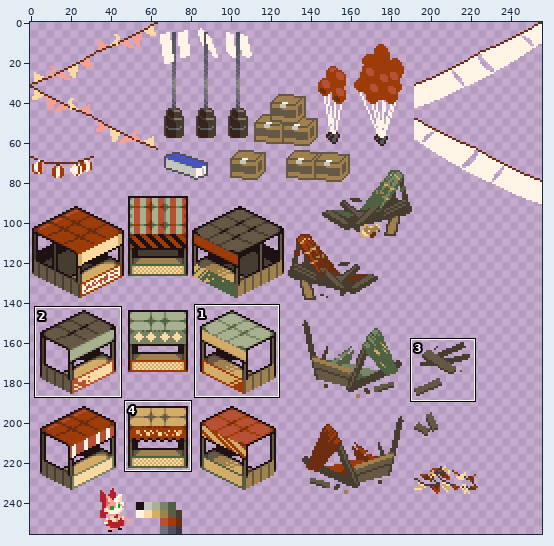
Sprite sheet, stored at Assets/Graphics/World/Materials/Festival Props.png. Above: a wide view before the commit, with the close-up outlined.
Close-up. As it was:
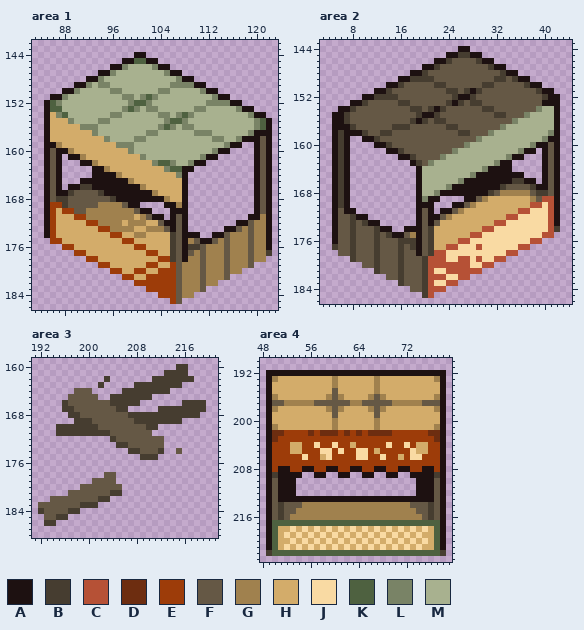
The file is 256x256 pixels. Colours within 5 levels of each other are drawn and written as one. Shown: area 1: x 83..123, y 142..186; area 2: x 3..44, y 143..186; area 3: x 191..221, y 159..188; area 4: x 48..79, y 190..223. The commit also changed other parts of the picture, which this record leaves out.
Palette (. is transparent): A #1d1111  B #463d30  C #b65136  D #6d2d10  E #9d3c09  F #655845  G #a0814e  H #d3ac6a  J #f9daa3  K #4e6140  L #798366  M #a8b18f
After:
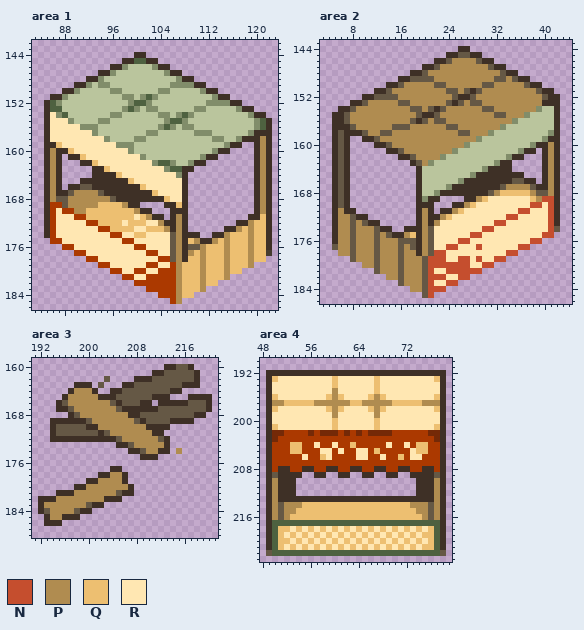
Colours new in this view: N #c54e2e  P #b08c50  Q #edbf71  R #ffe7b2
Diff:
colour A: #1d1111 -> #3e3026
colour D: #6d2d10 -> #742907
colour E: #9d3c09 -> #ab3900
colour L: #798366 -> #818d6a
colour M: #a8b18f -> #bac59d
Changed rows in their new state; - is a pixel that keeps its letter.
Area 1:
first column x 86:
154 R-----------------------------------
155 RRR---------------------------------
156 RRRRR-------------------------------
157 RRRRRRR-----------------------------
158 RRRRRRRRR--------------------------P
159 -QRRRRRRRRR------------------------P
160 P--QRRRRRRRRR----------------------P
161 P----QRRRRRRRRR--------------------P
162 P------QRRRRRRRRR------------------P
163 P--------QRRRRRRRRR----------------P
164 P----------QRRRRRRRRR--------------P
165 P------------QRRRRRRRR-------------P
166 P----FF--------QRRRRRR-------------P
167 P--FPPPPF--------QRRRR-------------P
168 PFFPPPPPPPF--------QRR-------------P
169 --FPPPPPQQQQP--------Q-------------P
170 -R--PPQQQQQQQQP--------------------P
171 -RRR--QQQQQQQQRQP----P-------------Q
172 -RRRRR--QQQQRQQQRRP--P-----------PQQ
173 -RRRRRRR--QQQQRRQQQP-P---------PQPQQ
174 -RRRRRRRRR--RRQQRRRRFP-------PQQQPQQ
175 --RRRRRRRRRR--RRRRRRFP-QP--PQPQQQPQQ
176 ----RRRRRRRRRR--RRRRFP-FFPQQQPQQQPQQ
177 ------RRRRRRRRRR--RRFP-PQPQQQPQQQPQQ
178 --------RRRRRRRRRR--FP-QQPQQQPQQQPQQ
179 ----------RRRRRR--RR-PQQQPQQQPQQQP--
180 ------------RR--RR---PQQQPQQQPQQ----
181 --------------RR-----PQQQPQQQP------
182 ---------------------PQQQPQQ--------
183 ---------------------PQQQP----------
184 ---------------------PQQ------------
185 ---------------------P--------------
Area 2:
first column x 5:
145 ---------------------FF---------------
146 -------------------FPPPPF-------------
147 -----------------FPPPPPPPPF-----------
148 ---------------FPPPPPPPPPPPPF---------
149 -------------FFFFPPPPPPPPPPFFPF-------
150 -----------FPPPPPFFPPPPPPFFPPPPPF-----
151 ---------FPPPPPPPPPFFPF-FPPPPPPPPPF---
152 -------FFFFPPPPPPPPPF--FPPPPPPPPPPPF--
153 -----FPPPPPFFPPPPPPF-FPFFPPPPPPPPPP---
154 ---FPPPPPPPPPFFPF-FPPPPPPFFPPPPPPP----
155 --FPPPPPPPPPPPF--FPPPPPPPPPFFPPP------
156 --FPPPPPPPPPPF-FPFFPPPPPPPPPPP--------
157 ---FPPPPPPFFFPPPPPPFFPPPPPPP----------
158 -F---FPPFFPPPPPPPPPPPFFPPP------------
159 -F-----FPPPPPPPPPPPPPPPP--------------
160 -F-------FPPPPPPPPPPPP--------------P-
161 -F---------FPPPPPPPP----------------P-
162 -F-----------FPPPP------------------P-
163 -F------------FP--------------------P-
164 -F----------------------------------P-
165 -F----------------------------------P-
166 -F----------------------------FF----P-
167 -F--------------------------FPPPPF--P-
168 -F------------------------FPQQQQQPFFP-
169 -F----------------------PQRRRRRRRQPNN-
170 -F--------------------PQRRRRRRRRRNNRN-
171 -P-------------P----PQRRRRRRRRRNNRRRN-
172 -PPF-----------P--PQRRRRRRRRRNNRRRRRN-
173 -PPFPF---------P-PRRRRRRRRRNNRRRRRRRN-
174 -PPFPPPF-------PFRRRRRRRRNNRRRRRRRRRNF
175 -PPFPPPFPF--PQ-PFRRRRRRNNRRRRRRRRRRNN-
176 -PPFPPPFPPPFFF-PFRRRRNNRRRRRRRRRRNN---
177 FPPFPPPFPPPFPF-PFRRNNRRRNRRRRRRNN-----
178 -PPFPPPFPPPFPP-PFNNRRRRRRRRRRNN-------
179 ---FPPPFPPPFPPPFNNNRRNNRNRRNN---------
180 -----PPFPPPFPPPFNNNNNNNRRNN-----------
181 -------FPPPFPPPFNRRNNNNNN-------------
182 ---------PPFPPPFNNNRRNN---------------
183 -----------FPPPFNRRNN-----------------
184 -------------PPFNNN-------------------
185 ---------------FN---------------------
Area 3:
first column x 192:
160 ---------------------AAFFA---
161 -------------------AAFFFFFA--
162 -----------F----AAAFFFFFFFA--
163 ------AAA-F---AAFFFFFFFFAAA--
164 -----APPPA--AAFFFFFFFFAA-----
165 ----APPPPPAAAFFFFFFAAA---AAAA
166 ---AFPPPPPPPFAFFFAA-AAAAAFFFA
167 ---AAFPPPPPPPFAAAAAAFFFFFFFFA
168 -----AFPPPPPPPPAAFFFFFFFFFAA-
169 --AAAAAAFPPPPPPPFAFFFFAAAA---
170 --AFFFFFAAPPPPPPPPAAAA-------
171 --AFFFFFFFAFPPPPPPPAA--------
172 --AAAAAAAAAAA-PPPPPP-A-------
173 -------------AA-PPPPPA-------
174 ---------------AA-PPAA-P-----
175 -----------------AAA---------
177 ------------AA---------------
178 ----------AAPPA--------------
179 --------AAPPPPA--------------
180 ------AAPPPPPPPA-------------
181 ---AAAPPPPPPPFAA-------------
182 AAAPPPPPPPPAAA---------------
183 APPPPPPPFAA------------------
184 A-PPPPFAA--------------------
185 -APPAAA----------------------
186 -AAA-------------------------
Area 4:
first column x 49:
193 -QRRRRRRRRRQRRRRRRQRRRRRRRRRQ-
194 -RRRRRRRRRRQRRRRRRQRRRRRRRRRR-
195 -RRRRRRRRRRPRRRRRRQRRRRRRRRRR-
196 -QRRRRRRRRQPQRRRRQPQRRRRRRRRQ-
197 -PPQQQQQPPPPPPQQPPPPPQQQQQPPP-
198 -QRRRRRRRRQPQRRRRQPQRRRRRRRRQ-
199 -RRRRRRRRRRPRRRRRRPRRRRRRRRRR-
200 -RRRRRRRRRRQRRRRRRQRRRRRRRRRR-
201 -QRRRRRRRRRQRRRRRRQRRRRRRRRRQ-
204 ----QQ--R--R--Q-----R--R-QQ---
205 ----QQ---RR-R--RR-Q-----RQQ---
206 ------R--QR----RR--R--Q-RR----
209 -F--------------------------F-
210 -P--------------------------P-
211 -P--------------------------P-
212 -P--------------------------P-
213 -P--------------------------P-
214 -PFPPPQQQQQQQQQQQQQQQQQQPPPFP-
215 -PFPPQQQQQQQQQQQQQQQQQQQQPPFP-
216 -PFPQQQQQQQQQQQQQQQQQQQQQQPFP-
218 --QQRQRQRQRQRQRQRQRQRQRQRQRQ--
219 --QRQRQRQRQRQRQRQRQRQRQRQRQQ--
220 --QQRQRQRQRQRQRQRQRQRQRQRQRQ--
221 --QRQRQRQRQRQRQRQRQRQRQRQRQQ--
222 F----------------------------F
Where, in picture pixels (left, top, right, bottom), the same in both close-ups:
changed: (44, 52, 272, 304)
changed: (332, 46, 560, 298)
changed: (38, 364, 212, 526)
changed: (266, 370, 446, 556)
